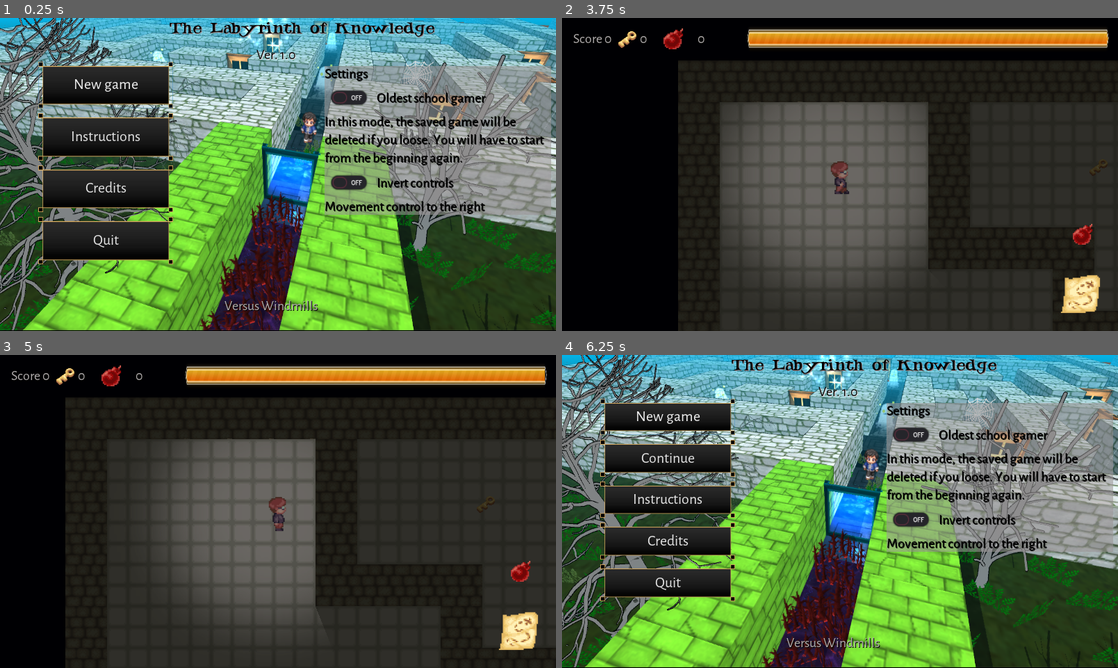
Above: before the commit, frames 1-4 (two rows, left to right).
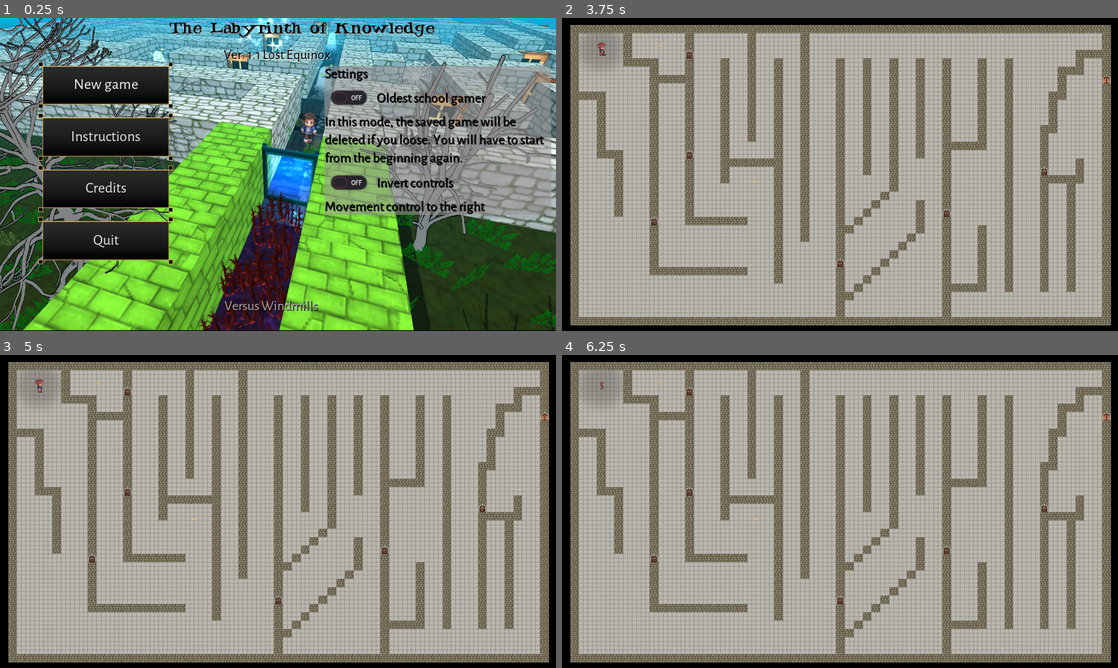
Above: after the commit, the same moments.

Repository: rogerdv/labyrinth
Game: Godot game, scene res://Scenes/main_menu.tscn
The game is run twice, just before and just after one commit, with the same random seed, the same clock (stepped at 60 frames per second) and the same inputs. Sound files missing from this copy of the repository are replaced by a short silence.
Inputs (mouse positions are in pixels of both pictures, inside the frame that each line leads up to):
- Up to frame 1 (0.25 s): no input
- Up to frame 2 (3.75 s): click "New game" at 0.5 s; click "Let the challenge begin!" at 1.25 s; tap Enter at 2, 3.5 s; move the mouse to (962, 158) at 2.02 s; hold Right (ui_right) 2.03-2.75 s; tap M at 2.1, 3.6 s; click (962, 158) at 2.17 s; tap Space at 2.27, 2.75 s; drag from (728, 190) to (834, 21) at 2.77 s; move the mouse to (895, 105) at 3.52 s; hold Right (ui_right) from 3.53 s (still down)
- Up to frame 3 (5 s): release Right (ui_right) at 4.25 s; drag from (250, 574) to (111, 464) at 4.27 s
- Up to frame 4 (6.25 s): tap Space at 5, 5.27 s; move the mouse to (1006, 558) at 5.02 s; hold Left (ui_left) 5.03-5.75 s; tap M at 5.1 s; tap Escape (ui_cancel) at 5.65 s; click (806, 527) at 5.75 s, where only the run before the commit has a clickable "Yes"

The runs differ from the first frame. In frame 1, 0.3% of the frame differs, in the area x 40-60%, y 10-15%; in frame 2, 94%; in frame 3, 94%; in frame 4, 95%, in the area x 0-100%, y 0-100%.

Commit message:
Big synch

Diff:
--- a/Scenes/ghost.tscn
+++ b/Scenes/ghost.tscn
@@ -395,7 +395,6 @@
 texture = ExtResource( 1 )
 hframes = 6
 vframes = 4
-frame = 12
 
 [node name="VisibilityNotifier2D" type="VisibilityNotifier2D" parent="."]
 
--- a/Scenes/main_menu.tscn
+++ b/Scenes/main_menu.tscn
@@ -183,14 +183,14 @@
 [node name="demo" type="Label" parent="."]
 anchor_left = 0.5
 anchor_right = 0.5
-margin_left = -65.6189
-margin_top = 44.4974
-margin_right = 61.3811
-margin_bottom = 71.4974
+margin_left = -107.0
+margin_top = 44.0
+margin_right = 106.0
+margin_bottom = 71.0
 theme = ExtResource( 4 )
 custom_colors/font_color = Color( 0, 0, 0, 1 )
 custom_colors/font_color_shadow = Color( 0.921569, 0.870588, 0.870588, 1 )
-text = "Ver. 1.0"
+text = "Ver. 1.1 Lost Equinox"
 align = 1
 valign = 1
 __meta__ = {
--- a/Scripts/SceneInfo.gd
+++ b/Scripts/SceneInfo.gd
@@ -32,7 +32,7 @@
 		if event is InputEventScreenTouch and MapTimeCounter>1:
 			display_map()
 
-	if event is InputEventKey and event.pressed:
+	if event is InputEventKey and event.pressed and !GameInstance.paused:
 		if event.scancode == KEY_M:
 			display_map()
 		elif event.scancode == KEY_F5:
@@ -42,11 +42,14 @@
 		elif event.scancode == KEY_ESCAPE:
 			GameInstance.paused = true
 			get_node("../CanvasLayer").add_child(PauseMenuScene.instance())
-	if Input.is_action_just_pressed("ui_cancel"):
+
+	if Input.is_action_just_pressed("map"):
+		display_map()
+
+	if Input.is_action_just_pressed("pause"):
 		GameInstance.paused = true
 		get_node("../CanvasLayer").add_child(PauseMenuScene.instance())
-	if Input.is_action_just_pressed("map"):
-		display_map()
+
 
 func _process(delta: float) -> void:
 	if mapmode:
--- a/Scripts/UI/PauseMenuUI.gd
+++ b/Scripts/UI/PauseMenuUI.gd
@@ -10,14 +10,12 @@
 func _ready() -> void:
 	pass # Replace with function body.
 
+func _input(event):
 
-# Called every frame. 'delta' is the elapsed time since the previous frame.
-func _process(delta: float) -> void:
-	#if Input.is_action_just_pressed("ui_cancel"):
-	#	GameInstance.paused=false
-	#	queue_free()
-	pass
-
+	if event is InputEventKey and event.pressed:
+		if event.scancode == KEY_ESCAPE:
+			GameInstance.paused=false
+			queue_free()
 
 func _on_yes_pressed() -> void:
 	GameInstance.SaveGame()
--- a/Scripts/ghost.gd
+++ b/Scripts/ghost.gd
@@ -61,24 +61,18 @@
 func move_along_path(distance):
 	var last_point = global_position
 
-	var d = last_point.direction_to(path[0])
-	#print(d)
-	$AnimationTree.set("parameters/move/blend_position", d.normalized())
-	anim_mode.travel("move")
-	if d.x>0 and d.x>abs(d.y):
-		print("walk_right")
-	elif d.x<0 and abs(d.x)>abs(d.y):
-		print("walk_left")
-	elif d.y<0 and abs(d.y)>abs(d.x):  #going up
-		print("walk_up")
-	elif d.y>0 and d.y>d.x:  #going up
-		print("walk_down")
+
+
 
 	while path.size():
 		var distance_between_points = last_point.distance_to(path[0])
+		var d = last_point.direction_to(path[0])
+		#print(d)
+		$AnimationTree.set("parameters/move/blend_position", d.normalized())
+		anim_mode.travel("move")
 
 		# the position to move to falls between two points
-		if distance <= distance_between_points:
+		if distance <= distance_between_points and distance_between_points>0:
 			global_position = last_point.linear_interpolate(path[0], distance / distance_between_points)
 			return
 
--- a/Scripts/player.gd
+++ b/Scripts/player.gd
@@ -9,7 +9,7 @@
 var steps = preload("res://Sounds/stepstone_1.wav")
 var map_mode:bool = false
 var counter = 0
-var last_vector	#last movement vector
+var last_vector = Vector2(1,0)	#last movement vector
 
 var dir_vec= Vector2(0,0) 	#direction vector for keyboard based movement
 
--- a/project.godot
+++ b/project.godot
@@ -40,7 +40,7 @@
 
 ui_select={
 "deadzone": 0.5,
-"events": [ Object(InputEventKey,"resource_local_to_scene":false,"resource_name":"","device":0,"alt":false,"shift":false,"control":false,"meta":false,"command":false,"pressed":false,"scancode":32,"unicode":0,"echo":false,"script":null)
+"events": [ Object(InputEventKey,"resource_local_to_scene":false,"resource_name":"","device":0,"alt":false,"shift":false,"control":false,"meta":false,"command":false,"pressed":false,"scancode":32,"physical_scancode":0,"unicode":0,"echo":false,"script":null)
  ]
 }
 fire={
@@ -51,6 +51,11 @@
 map={
 "deadzone": 0.5,
 "events": [ Object(InputEventJoypadButton,"resource_local_to_scene":false,"resource_name":"","device":0,"button_index":3,"pressure":0.0,"pressed":false,"script":null)
+ ]
+}
+pause={
+"deadzone": 0.5,
+"events": [ Object(InputEventJoypadButton,"resource_local_to_scene":false,"resource_name":"","device":0,"button_index":11,"pressure":0.0,"pressed":false,"script":null)
  ]
 }
 
Binary file added: Images/icon.ico
Not shown: 1 places in Scenes/main_menu.tscn that only renumber resources
